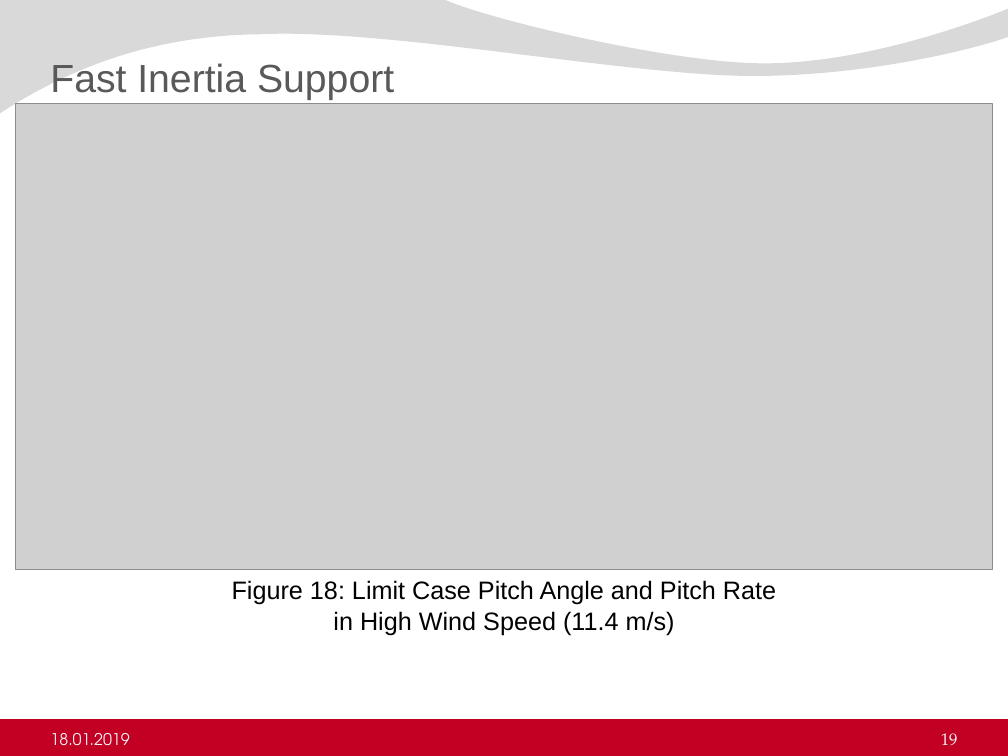
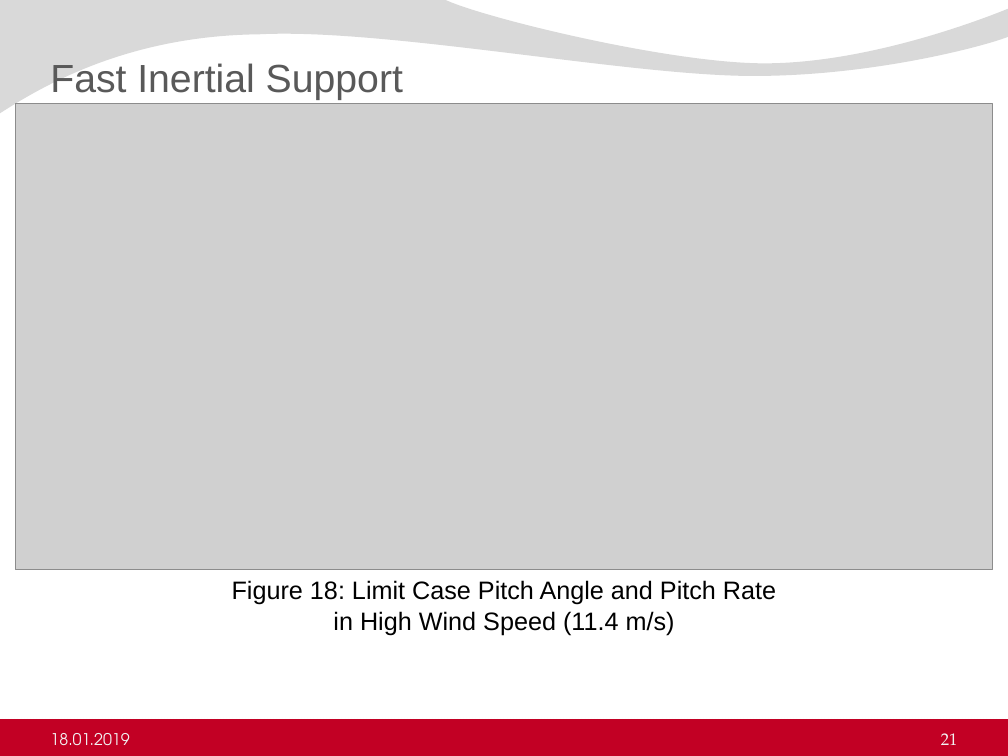
Before and after one commit to ErencanDuymaz/Research, a slide deck: slide 21 of Thesis/Thesis Defence/Erencan_Duymaz_thesis_defence.pptx (slide 19 before the commit). Drawn at 1008x756 pixels with LibreOffice and Linux fonts; fonts in the diff are those of the drawing; grey boxes stand for pictures; background and template pictures are left out. Boxes give left, top, right and bottom in pixels: in the first picture for what was removed or moved away, otherwise in the second. Text is boxed around its words. In the diff, an @@ line names an element or a change of style, - is before the commit and + after.

```diff
--- a/Thesis/Thesis Defence/Erencan_Duymaz_thesis_defence.pptx
+++ b/Thesis/Thesis Defence/Erencan_Duymaz_thesis_defence.pptx
@@ title at box(50, 63, 403, 100): text changed @@
-Fast Inertia Support
+Fast Inertial Support
@@ page number at box(941, 733, 958, 745): text changed @@
-19
+21
```
Also in this commit, not shown: 14 other slides changed, 1 slide added, 2 other files.
